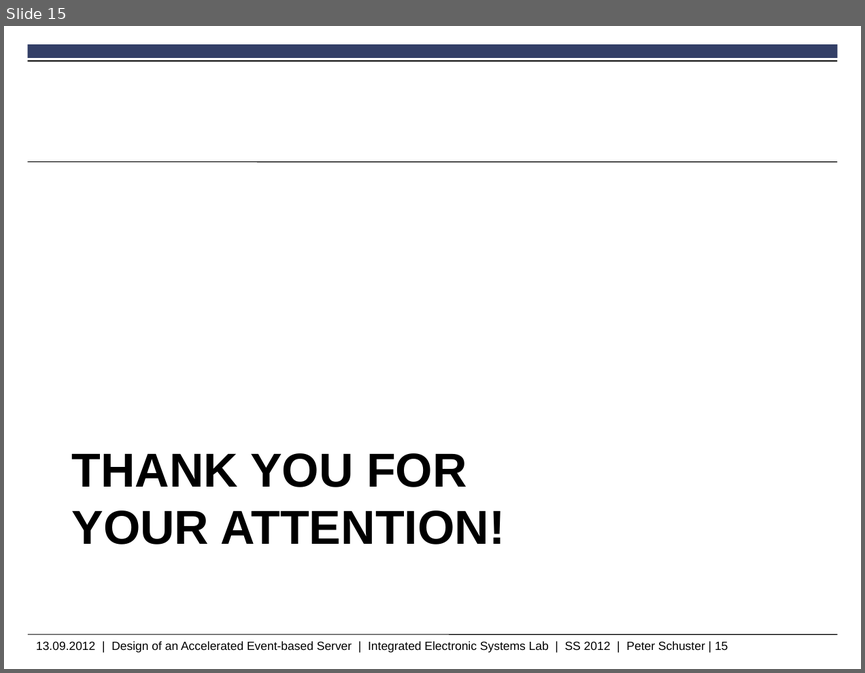
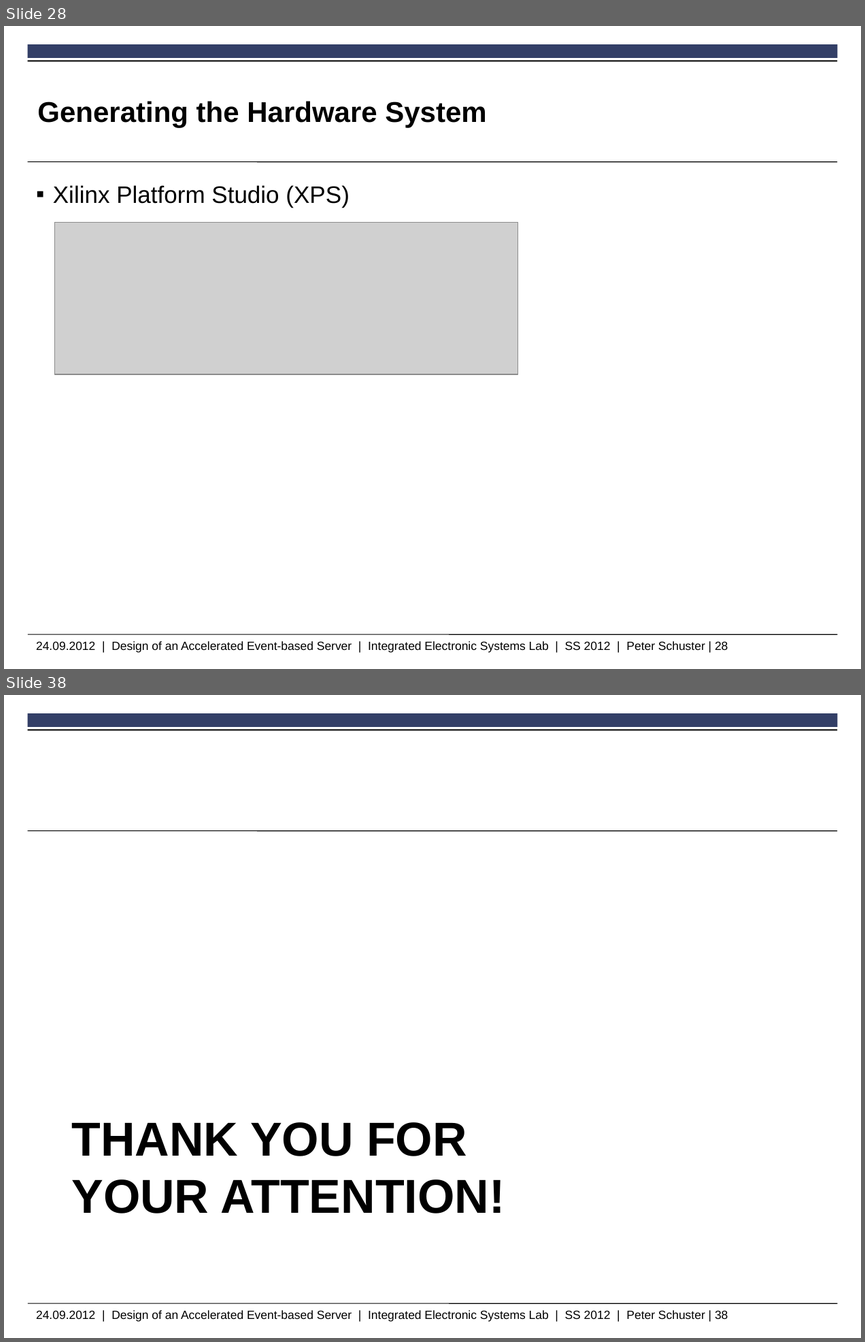
Before and after one commit to peschuster/ies-http-project, a slide deck: IesHttpProject.pptx. Shown one above the other, each under a label of ours: slide 15 before the commit, slides 28 and 38 after it; the slides between them are not shown. The pictures are 865x673 and 865x1342 pixels, drawn with LibreOffice and Linux fonts; fonts in the diff are those of the drawing; grey boxes stand for pictures; background and template pictures are left out. Boxes give left, top, right and bottom in pixels: in the first picture for what was removed or moved away, otherwise in the second. Text is boxed around its words. In the diff, an @@ line names an element or a change of style, - is before the commit and + after.

```diff
--- a/IesHttpProject.pptx
+++ b/IesHttpProject.pptx
@@ slide 28 added at [4,26,861,669], background #FFFFFF; not listed: 5 template elements that a slide beside it also shows @@
@@ title added at [37,101,486,128], 24 pt, text #000000, bold @@
+Generating the Hardware System
@@ text added at [53,185,349,208], 20 pt, text #000000 @@
+▪ Xilinx Platform Studio (XPS)
@@ picture added at [54,223,518,374] @@
@@ what was slide 15 is now slide 38 @@
@@ text at [36,1310,728,1321]: text changed @@
-13.09.2012 | Design of an Accelerated Event-based Server | Integrated Electronic Systems Lab | SS 2012 | Peter Schuster | 15
+24.09.2012 | Design of an Accelerated Event-based Server | Integrated Electronic Systems Lab | SS 2012 | Peter Schuster | 38
```
Also in this commit, not shown: 11 slides changed, 23 other slides added, 4 slides removed.
